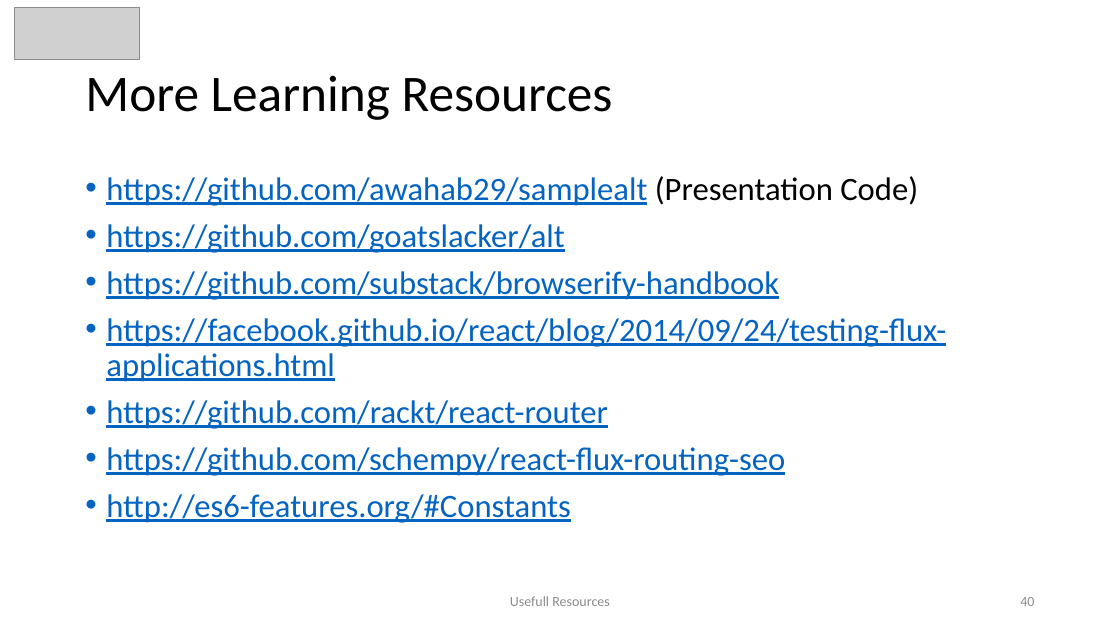
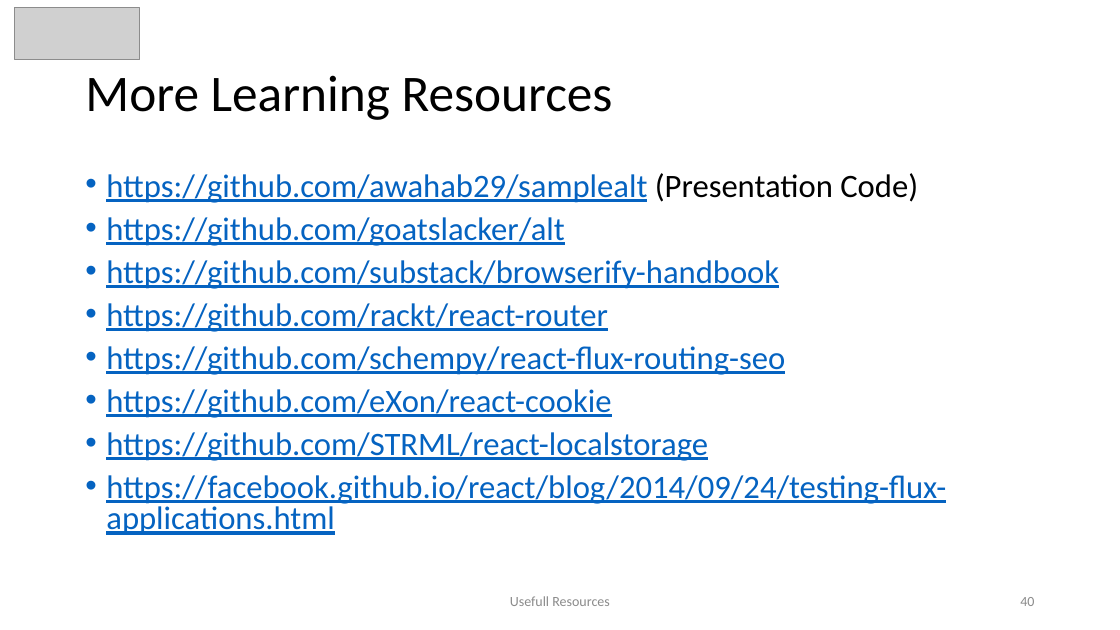
Before and after one commit to awahab29/samplealt, a slide deck: slide 40 of React.pptx. Drawn at 1120x630 pixels with LibreOffice and Linux fonts; fonts in the diff are those of the drawing; grey boxes stand for pictures. Boxes give left, top, right and bottom in pixels: in the first picture for what was removed or moved away, otherwise in the second. Text is boxed around its words. In the diff, an @@ line names an element or a change of style, - is before the commit and + after.

Commit message:
ppt modified

```diff
--- a/React.pptx
+++ b/React.pptx
@@ text at bbox=[106, 173, 918, 375]: line spacing 0.9 to 0.8 @@
@@ text at bbox=[106, 318, 946, 382]: paragraph removed @@
-• https://facebook.github.io/react/blog/2014/09/24/testing-flux-applications.html
@@ text at bbox=[106, 389, 946, 535]: text changed @@
-• http://es6-features.org/#Constants
+• https://github.com/eXon/react-cookie
+• https://github.com/STRML/react-localstorage
+• https://facebook.github.io/react/blog/2014/09/24/testing-flux-applications.html
```
Also in this commit, not shown: 1 other slide changed.
